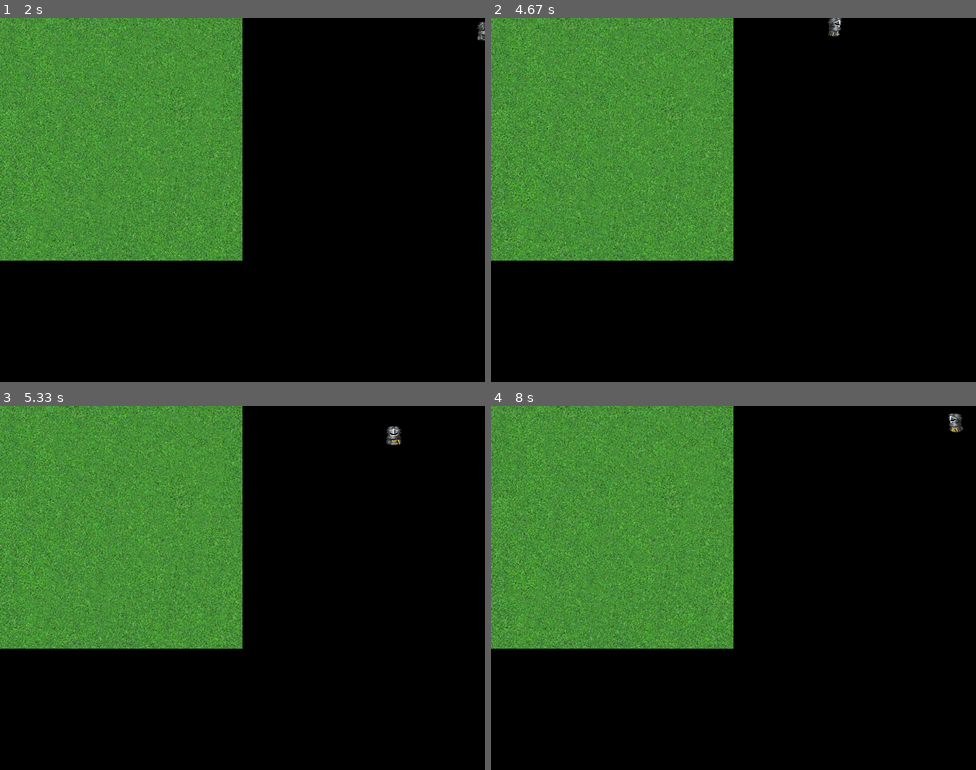
Above: before the commit, frames 1-4 (two rows, left to right).
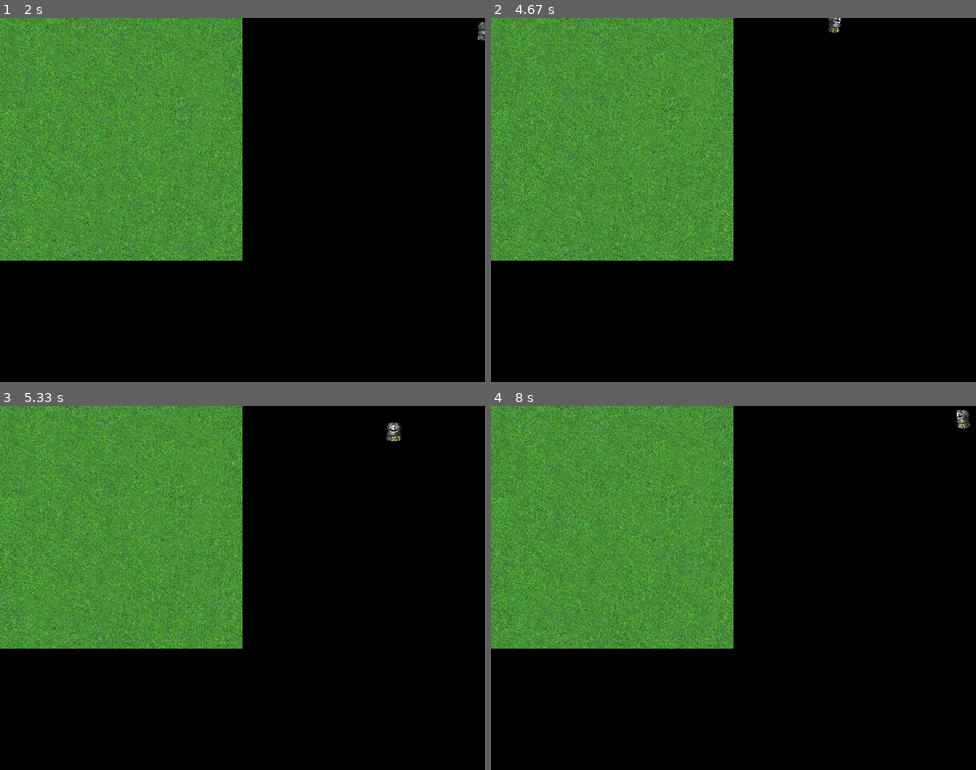
Above: after the commit, the same moments.

Repository: kenton-dover/hackathon2016
Game: pygame game, started from theWindow.py
The game is run twice, just before and just after one commit, with the same random seed, the same clock (stepped at 60 frames per second) and the same inputs.
Inputs:
- Up to frame 1 (2 s): tap Space at 0.33 s; hold W 1.17-1.63 s
- Up to frame 2 (4.67 s): hold Space 2.17-2.7 s; hold A 2.17-2.7 s; hold A 2.73-3.27 s; hold S 3.3-3.6 s; hold A 3.63-4.03 s; hold W 4.07-4.43 s; hold D from 4.47 s (still down)
- Up to frame 3 (5.33 s): release D at 5.1 s; hold S from 5.13 s (still down)
- Up to frame 4 (8 s): release S at 5.5 s; hold A 5.53-6 s; hold D 6.03-6.5 s; hold W 6.53-6.83 s; hold Space 6.87-7.33 s; hold D 6.87-7.33 s; hold D 7.37-7.83 s; hold A from 7.87 s (still down)

Frame 1 is identical in both runs. In frame 2, 0.1% of the frame differs, in the area x 69-73%, y 0-6%; in frame 3, 0.2%; in frame 4, 0.2%, in the area x 94-99%, y 1-8%.

Commit message:
version with working sword attack

Diff:
--- a/WarriorClass.py
+++ b/WarriorClass.py
@@ -3,29 +3,25 @@
 import random
 import math
 import constants
+import swordClass
 
 class warriorCharacter:
     downSprite = pygame.image.load("Knight_Down_Still.png")
     upSprite = pygame.image.load("Knight_Up_Still.png")
     leftSprite = pygame.image.load("Knight_Left_Still.png")
     rightSprite = pygame.image.load("Knight_Right_Still.png")
-    #ignore these-wrong class
-   # swordUp = pygame.image.load("Sword_Up")
-   # swordDown = pygame.image.load("Sword_Down")
-   # swordLeft = pygame.image.load("Sword_Left")
-    #swordRight = pygame.image.load("Sword_Right")
 
-    rect = downSprite.get_rect()
     def __init__(self):
         self.x = random.randint(0, constants.SCREEN_WIDTH)
         self.y = random.randint(0, constants.SCREEN_HEIGHT)
         self.yDirection = 0
         self.xDirection = 0
-
-
+        self.rect = warriorCharacter.downSprite.get_rect()
+        self.location = self.rect.center
 
 
     def draw(self, screen):
+        newPosition = warriorCharacter.downSprite
         if self.yDirection == 0 and self.xDirection == 0:
             newPosition = warriorCharacter.downSprite
         elif self.yDirection == 1 and self.xDirection == 0:
@@ -39,5 +35,20 @@
         rect = newPosition.get_rect()
         rect.centerx = self.x
         rect.centery = self.y
+        self.rect = rect
+        if self.yDirection == 0 and self.xDirection == 0:
+            self.location = rect.midbottom
+        elif self.yDirection == 1 and self.xDirection == 0:
+            self.location = rect.midtop
+        elif self.yDirection == 0 and self.xDirection == 1:
+            self.location = rect.midleft
+        elif self.yDirection == 1 and self.xDirection == 1:
+            self.location = rect.midright
+        screen.blit(newPosition, rect)
 
-        screen.blit(newPosition, rect)
+    def attack(self, screen):
+
+
+
+        sword = swordClass.swordAttack(self.location, self.xDirection, self.yDirection)
+        sword.draw(screen)
--- /dev/null
+++ b/swordClass.py
@@ -0,0 +1,46 @@
+import pygame
+import sys
+import random
+import math
+import constants
+
+class swordAttack:
+
+    swordUp = pygame.image.load("Sword_Up.png")
+    swordDown = pygame.image.load("Sword_Down.png")
+    swordLeft = pygame.image.load("Sword_Left.png")
+    swordRight = pygame.image.load("Sword_Right.png")
+
+    rect = swordDown.get_rect()
+    def __init__(self,location,xDirection, yDirection):
+
+        self.location = location
+        self.xDirection = xDirection
+        self.yDirection = yDirection
+
+
+
+
+    def draw(self, screen):
+        print(self.xDirection, self.yDirection)
+        if self.yDirection == 0 and self.xDirection == 0:
+            newPosition = swordAttack.swordDown
+        elif self.yDirection == 1 and self.xDirection == 0:
+            newPosition = swordAttack.swordUp
+        elif self.yDirection == 0 and self.xDirection == 1:
+            newPosition = swordAttack.swordLeft
+        elif self.yDirection == 1 and self.xDirection == 1:
+            newPosition = swordAttack.swordRight
+
+        newPosition.set_colorkey((255, 255, 255))
+        rect = newPosition.get_rect()
+        if self.yDirection == 0 and self.xDirection == 0:
+            rect.midtop = self.location
+        elif self.yDirection == 1 and self.xDirection == 0:
+            rect.midbottom = self.location
+        elif self.yDirection == 0 and self.xDirection == 1:
+            rect.midright = self.location
+        elif self.yDirection == 1 and self.xDirection == 1:
+            rect.midleft = self.location
+
+        screen.blit(newPosition, rect)
--- a/theWindow.py
+++ b/theWindow.py
@@ -1,6 +1,7 @@
 import pygame
 import WarriorClass
 import constants
+import swordClass
 
 class goesInClientLater:
 
@@ -24,24 +25,29 @@
             screen.blit(background, [0, 0])
             character.draw(screen)
             pressed = pygame.key.get_pressed()
-            if pressed[pygame.K_w] and (character.y > (0 + character.rect.centery)):# added boundes for rectangle
+
+            if pressed[pygame.K_w] and (character.y > 0):# added boundes for rectangle
                 character.y -= 3
                 character.yDirection = 1
                 character.xDirection = 0
 
-            elif pressed[pygame.K_s]and (character.y < (constants.SCREEN_HEIGHT - character.rect.centery)):# bounds = screen height - rectangle height
+            elif pressed[pygame.K_s]and (character.y < constants.SCREEN_HEIGHT):# bounds = screen height - rectangle height
                 character.y += 3
                 character.yDirection = 0
                 character.xDirection = 0
 
-            elif pressed[pygame.K_a] and (character.x > (0 + character.rect.centerx)):
+            elif pressed[pygame.K_a] and (character.x > 0):
                 character.x -= 3
                 character.yDirection = 0
                 character.xDirection = 1
-            elif pressed[pygame.K_d]and (character.x < (constants.SCREEN_WIDTH - character.rect.centerx)):
+            elif pressed[pygame.K_d]and (character.x < constants.SCREEN_WIDTH):
                 character.x += 3
                 character.yDirection = 1
                 character.xDirection = 1
+            if pressed[pygame.K_SPACE]:
+                character.attack(screen)
+
+            print(character.rect.centery, character.y)
 
             pygame.display.flip()#updates the window to every change that happens
 
